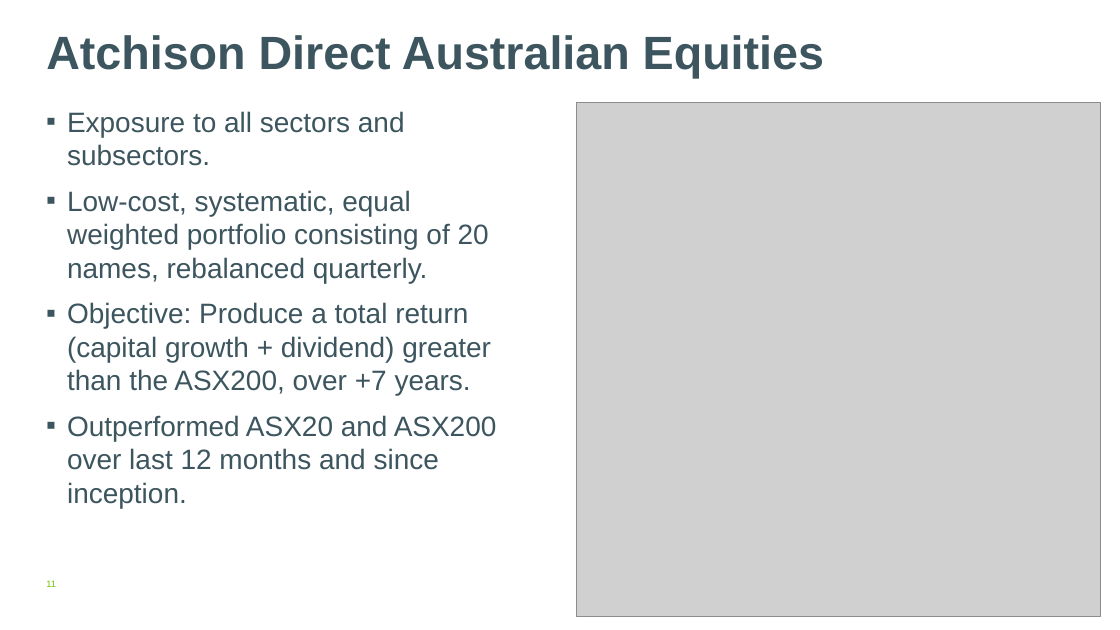
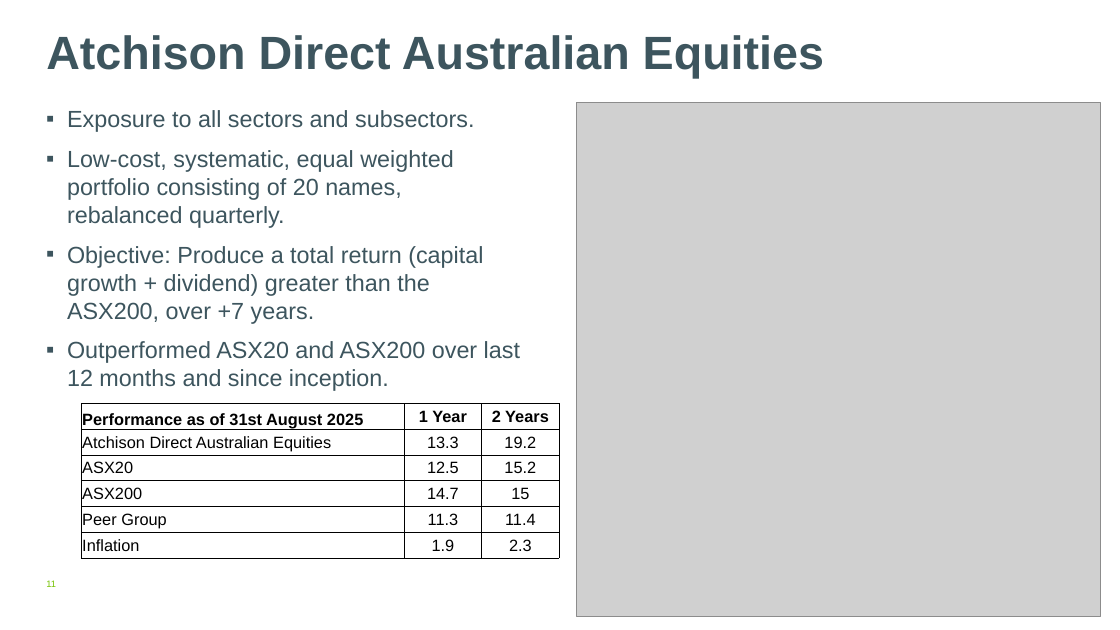
Before and after one commit to AtchisonClients/atchisonclients.github.io, a slide deck: slide 11 of assetsHTML/EMFS/EMFS-Atchison.pptx. Drawn at 1120x630 pixels with LibreOffice and Linux fonts; fonts in the diff are those of the drawing; grey boxes stand for pictures; background and template pictures are left out. Boxes give left, top, right and bottom in pixels: in the first picture for what was removed or moved away, otherwise in the second. Text is boxed around its words. In the diff, an @@ line names an element or a change of style, - is before the commit and + after.

```diff
--- a/assetsHTML/EMFS/EMFS-Atchison.pptx
+++ b/assetsHTML/EMFS/EMFS-Atchison.pptx
@@ text "Exposure to all sectors and ..." at (67,110,520,391): size 24 to 20 pt @@
@@ table added at (82,403,559,558), 6 rows, 3 columns @@
+Performance as of 31st August 2025 | 1 Year | 2 Years
+Atchison Direct Australian Equities | 13.3 | 19.2
+ASX20 | 12.5 | 15.2
+ASX200 | 14.7 | 15
+Peer Group | 11.3 | 11.4
+Inflation | 1.9 | 2.3
```
Also in this commit, not shown: 2 other slides changed, 2 other files.
